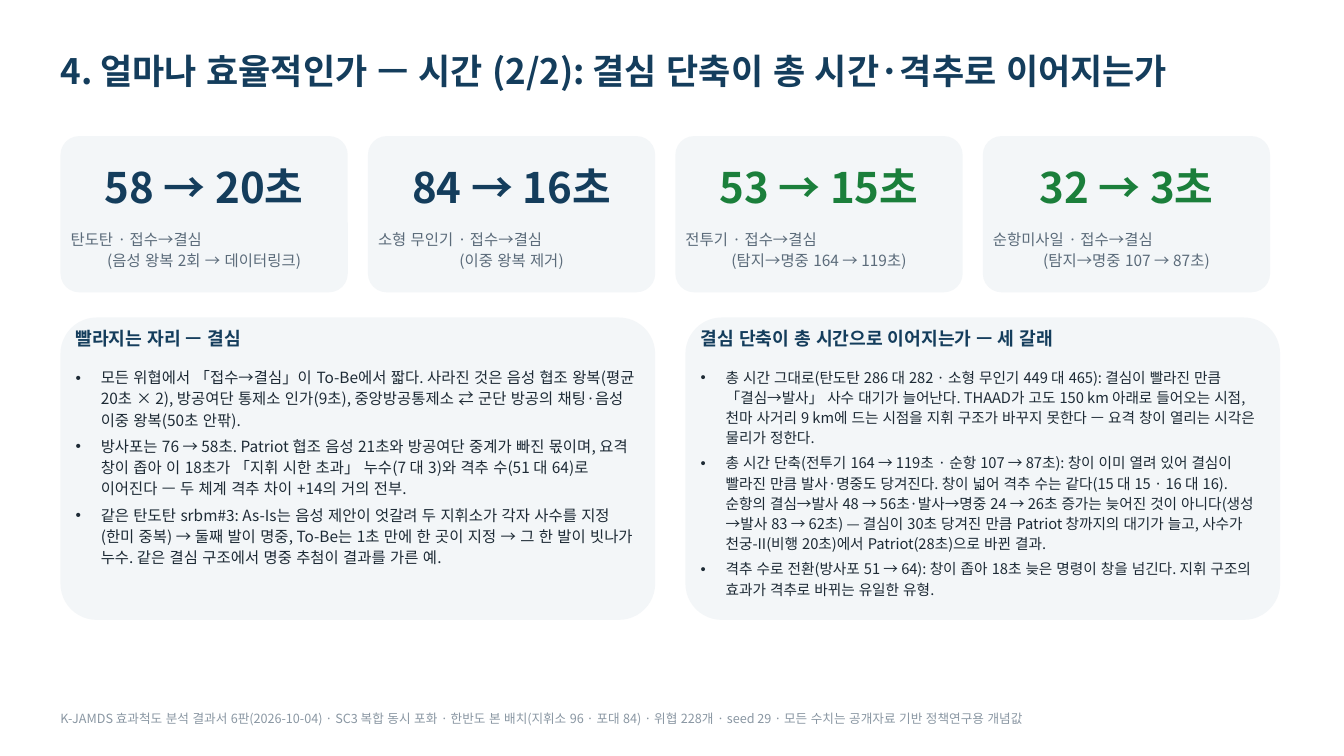
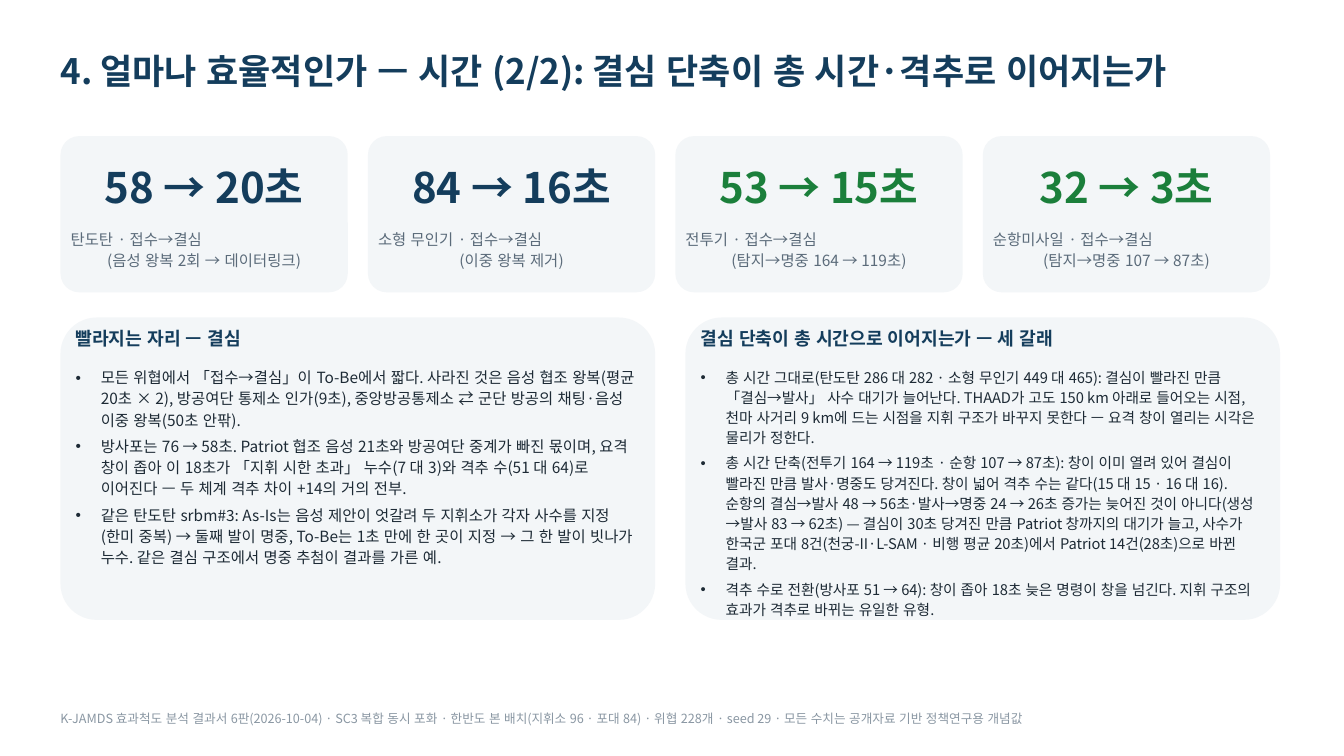
Before and after one commit to DaehyunY00/Air_Defense, a slide deck: slide 7 of K-JAMDS_효과척도_발표정리본.pptx. Drawn at 1344x756 pixels with LibreOffice and Linux fonts; fonts in the diff are those of the drawing. Boxes give left, top, right and bottom in pixels: in the first picture for what was removed or moved away, otherwise in the second. Text is boxed around its words. In the diff, an @@ line names an element or a change of style, - is before the commit and + after.

```diff
--- a/K-JAMDS_효과척도_발표정리본.pptx
+++ b/K-JAMDS_효과척도_발표정리본.pptx
@@ text at (726,455,1253,570): text changed @@
-• 총 시간 단축(전투기 164 → 119초 · 순항 107 → 87초): 창이 이미 열려 있어 결심이 빨라진 만큼 발사·명중도 당겨진다. 창이 넓어 격추 수는 같다(15 대 15 · 16 대 16). 순항의 결심→발사 48 → 56초·발사→명중 24 → 26초 증가는 늦어진 것이 아니다(생성→발사 83 → 62초) — 결심이 30초 당겨진 만큼 Patriot 창까지의 대기가 늘고, 사수가 천궁-II(비행 20초)에서 Patriot(28초)으로 바뀐 결과.
+• 총 시간 단축(전투기 164 → 119초 · 순항 107 → 87초): 창이 이미 열려 있어 결심이 빨라진 만큼 발사·명중도 당겨진다. 창이 넓어 격추 수는 같다(15 대 15 · 16 대 16). 순항의 결심→발사 48 → 56초·발사→명중 24 → 26초 증가는 늦어진 것이 아니다(생성→발사 83 → 62초) — 결심이 30초 당겨진 만큼 Patriot 창까지의 대기가 늘고, 사수가 한국군 포대 8건(천궁-II·L-SAM · 비행 평균 20초)에서 Patriot 14건(28초)으로 바뀐 결과.
```
Also in this commit, not shown: 6 other files.
